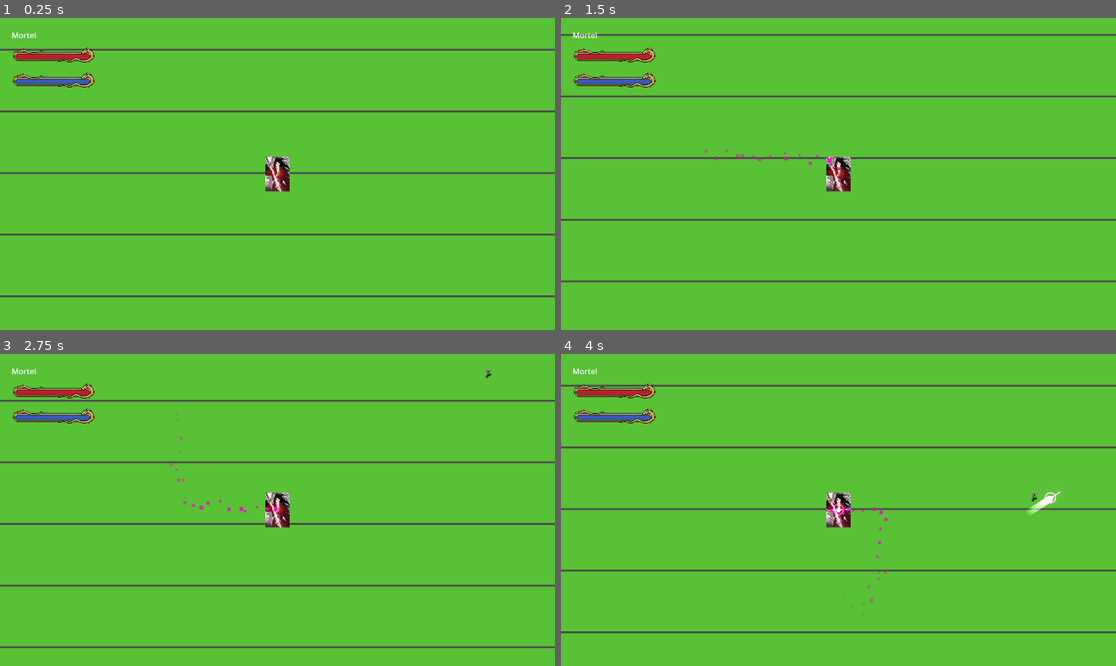
Above: before the commit, frames 1-4 (two rows, left to right).
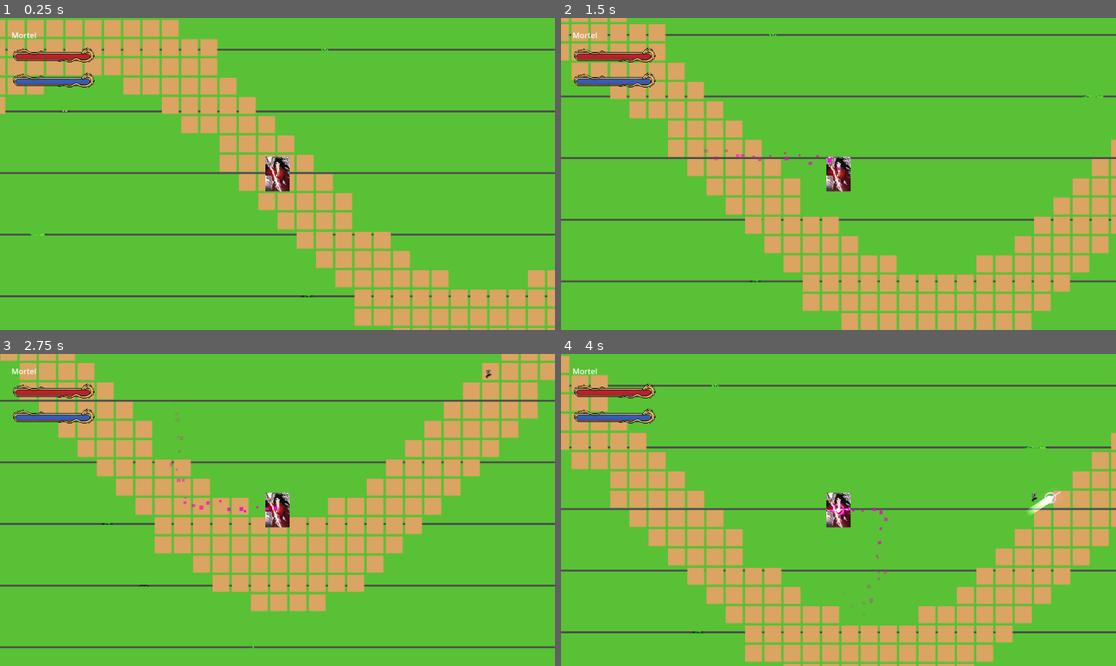
Above: after the commit, the same moments.

Repository: HunterDemonSlay/projet-JEU
Game: Godot game, scene res://scenes/world.tscn
Same seed, same stepped clock (60 frames per second), same inputs: the game is played once before the commit and once after it.
Inputs:
- Up to frame 1 (0.25 s): no input
- Up to frame 2 (1.5 s): tap Enter at 0.5 s; hold D (move_right) 0.53-1.28 s; hold S (move_down) from 1.28 s (still down)
- Up to frame 3 (2.75 s): release S (move_down) at 2.03 s; hold D (move_right) from 2.03 s (still down)
- Up to frame 4 (4 s): release D (move_right) at 2.78 s; hold W (move_up) 2.78-3.53 s; hold A (move_left) from 3.53 s (still down)

The runs differ from the first frame. In frame 1, 19% of the frame differs, in the area x 0-100%, y 0-100%; in frame 2, 21%; in frame 3, 22%, in the area x 0-100%, y 0-95%; in frame 4, 21%.

Commit message:
Ajouter une vraie carte : chemin de terre procedural et decor disperse
Verifie en headless avec Godot 4.7 : import propre + run reel confirmant 505 tuiles de terre peintes (chemin sinueux complet) et 40 props disperses sous MapDecorator, puis 15s de jeu sans erreur.

- ground_dirt_tile.png : deuxieme tuile extraite du pack pixel_16_woods (zone plate verifiee visuellement), ajoutee a ground_tileset.tres comme second TileSetAtlasSource.
- 5 props de decor extraits individuellement (rock, bush, mushroom, pine_tree, round_tree), avec transparence, depuis le cluster d'icones du meme pack.
- MapDecorator.gd (Node2D) : peint un chemin de terre sinueux via TileMapLayer.set_cell() en boucle au demarrage, plutot que d'encoder des donnees de tuiles figees dans la scene (trop risque de se tromper sur le format binaire sans retour visuel ; la generation procedurale est testable de facon fiable et reste valide a chaque partie). Disperse ensuite les props a des positions aleatoires (z_index=-1 pour rester derriere les personnages), en evitant un disque de securite autour du spawn du joueur.
- Purement visuel : aucun collision shape ajoute, donc aucun risque pour le mouvement du joueur, les ennemis ou les projectiles existants.

Diff:
--- a/assets/decor/ground_tileset.tres
+++ b/assets/decor/ground_tileset.tres
@@ -1,12 +1,19 @@
-[gd_resource type="TileSet" load_steps=3 format=3]
+[gd_resource type="TileSet" load_steps=5 format=3]
 
 [ext_resource type="Texture2D" path="res://assets/decor/ground_grass_tile.png" id="1"]
+[ext_resource type="Texture2D" path="res://assets/decor/ground_dirt_tile.png" id="2"]
 
-[sub_resource type="TileSetAtlasSource" id="TileSetAtlasSource_1"]
+[sub_resource type="TileSetAtlasSource" id="TileSetAtlasSource_grass"]
 texture = ExtResource("1")
+texture_region_size = Vector2i(16, 16)
+0:0/0 = 0
+
+[sub_resource type="TileSetAtlasSource" id="TileSetAtlasSource_dirt"]
+texture = ExtResource("2")
 texture_region_size = Vector2i(16, 16)
 0:0/0 = 0
 
 [resource]
 tile_size = Vector2i(16, 16)
-sources/0 = SubResource("TileSetAtlasSource_1")
+sources/0 = SubResource("TileSetAtlasSource_grass")
+sources/1 = SubResource("TileSetAtlasSource_dirt")
--- a/scenes/world.tscn
+++ b/scenes/world.tscn
@@ -7,6 +7,8 @@
 [ext_resource type="PackedScene" path="res://scenes/ui/hud.tscn" id="5"]
 [ext_resource type="PackedScene" path="res://scenes/ui/game_over_screen.tscn" id="6"]
 [ext_resource type="Texture2D" path="res://assets/decor/ground_grass_tile.png" id="7"]
+[ext_resource type="Script" path="res://scripts/world/map_decorator.gd" id="8"]
+[ext_resource type="TileSet" path="res://assets/decor/ground_tileset.tres" id="9"]
 
 [node name="World" type="Node2D"]
 script = ExtResource("1")
@@ -17,6 +19,13 @@
 texture_filter = 1
 region_enabled = true
 region_rect = Rect2(-2048, -2048, 4096, 4096)
+
+[node name="MapDecorator" type="Node2D" parent="."]
+script = ExtResource("8")
+
+[node name="GroundTileMapLayer" type="TileMapLayer" parent="MapDecorator"]
+scale = Vector2(2.5, 2.5)
+tile_set = ExtResource("9")
 
 [node name="Player" parent="." instance=ExtResource("2")]
 
--- /dev/null
+++ b/scripts/world/map_decorator.gd
@@ -0,0 +1,74 @@
+extends Node2D
+## Génère une variation de terrain (chemin de terre) et disperse des éléments
+## de décor (rochers, buissons, arbres...) au démarrage de la partie.
+##
+## Peint le TileMapLayer par code (set_cell en boucle) plutôt que de figer des
+## données de tuiles dans la scène : plus simple à faire fonctionner de façon
+## fiable qu'un encodage manuel du format binaire des cellules, et tout aussi
+## valide puisque la carte est régénérée à chaque partie (procédural).
+## Purement visuel : aucun élément ici n'a de collision, donc rien ne peut
+## perturber le mouvement du joueur, les ennemis ou les projectiles.
+
+const GRASS_SOURCE_ID := 0
+const DIRT_SOURCE_ID := 1
+const ATLAS_COORDS := Vector2i(0, 0)
+
+## Textures des éléments de décor dispersés aléatoirement sur la carte.
+const PROP_TEXTURE_PATHS := [
+	"res://assets/decor/props/rock.png",
+	"res://assets/decor/props/bush.png",
+	"res://assets/decor/props/mushroom.png",
+	"res://assets/decor/props/pine_tree.png",
+	"res://assets/decor/props/round_tree.png",
+]
+
+## Rayon (en tuiles) du chemin sinueux peint à travers la zone de jeu.
+@export var path_half_length_tiles: int = 50
+## Largeur du chemin, en tuiles, de part et d'autre du centre de la sinusoïde.
+@export var path_width_tiles: int = 2
+
+## Nombre d'éléments de décor à disperser.
+@export var prop_count: int = 40
+## Rayon minimum (autour de l'origine, où le joueur apparaît) sans décor.
+@export var prop_min_radius: float = 150.0
+## Rayon maximum de la zone de dispersion.
+@export var prop_max_radius: float = 900.0
+
+@onready var ground_layer: TileMapLayer = $GroundTileMapLayer
+
+
+func _ready() -> void:
+	_paint_dirt_path()
+	_scatter_props()
+
+
+## Trace un chemin de terre sinueux (sinusoïde) à travers la zone de spawn,
+## pour casser l'uniformité du fond d'herbe.
+func _paint_dirt_path() -> void:
+	for x in range(-path_half_length_tiles, path_half_length_tiles + 1):
+		var center_y := roundi(sin(x * 0.15) * 8.0)
+		for offset in range(-path_width_tiles, path_width_tiles + 1):
+			ground_layer.set_cell(Vector2i(x, center_y + offset), DIRT_SOURCE_ID, ATLAS_COORDS)
+
+
+## Place des props (rochers, buissons, arbres...) à des positions aléatoires,
+## en évitant un disque autour de l'origine pour ne pas gêner l'arrivée du joueur.
+func _scatter_props() -> void:
+	var textures: Array[Texture2D] = []
+	for path in PROP_TEXTURE_PATHS:
+		textures.append(load(path) as Texture2D)
+
+	for _i in prop_count:
+		var angle := randf() * TAU
+		var distance := randf_range(prop_min_radius, prop_max_radius)
+		var prop_position := Vector2(cos(angle), sin(angle)) * distance
+
+		var prop := Sprite2D.new()
+		prop.texture = textures[randi() % textures.size()]
+		prop.position = prop_position
+		prop.scale = Vector2.ONE * randf_range(0.35, 0.6)
+		# Les arbres/buissons doivent se dessiner derrière le joueur et les
+		# ennemis (qui restent à z_index 0 par défaut), pour ne pas donner
+		# l'impression qu'ils flottent devant les personnages.
+		prop.z_index = -1
+		add_child(prop)
Binary file added: assets/decor/ground_dirt_tile.png
Not shown, added: assets/decor/ground_dirt_tile.png.import
Binary file added: assets/decor/props/bush.png
Not shown, added: assets/decor/props/bush.png.import
Binary file added: assets/decor/props/mushroom.png
Not shown, added: assets/decor/props/mushroom.png.import
Binary file added: assets/decor/props/pine_tree.png
Not shown, added: assets/decor/props/pine_tree.png.import
Binary file added: assets/decor/props/rock.png
Not shown, added: assets/decor/props/rock.png.import
Binary file added: assets/decor/props/round_tree.png
Not shown, added: assets/decor/props/round_tree.png.import
(and 2 more such lines)
